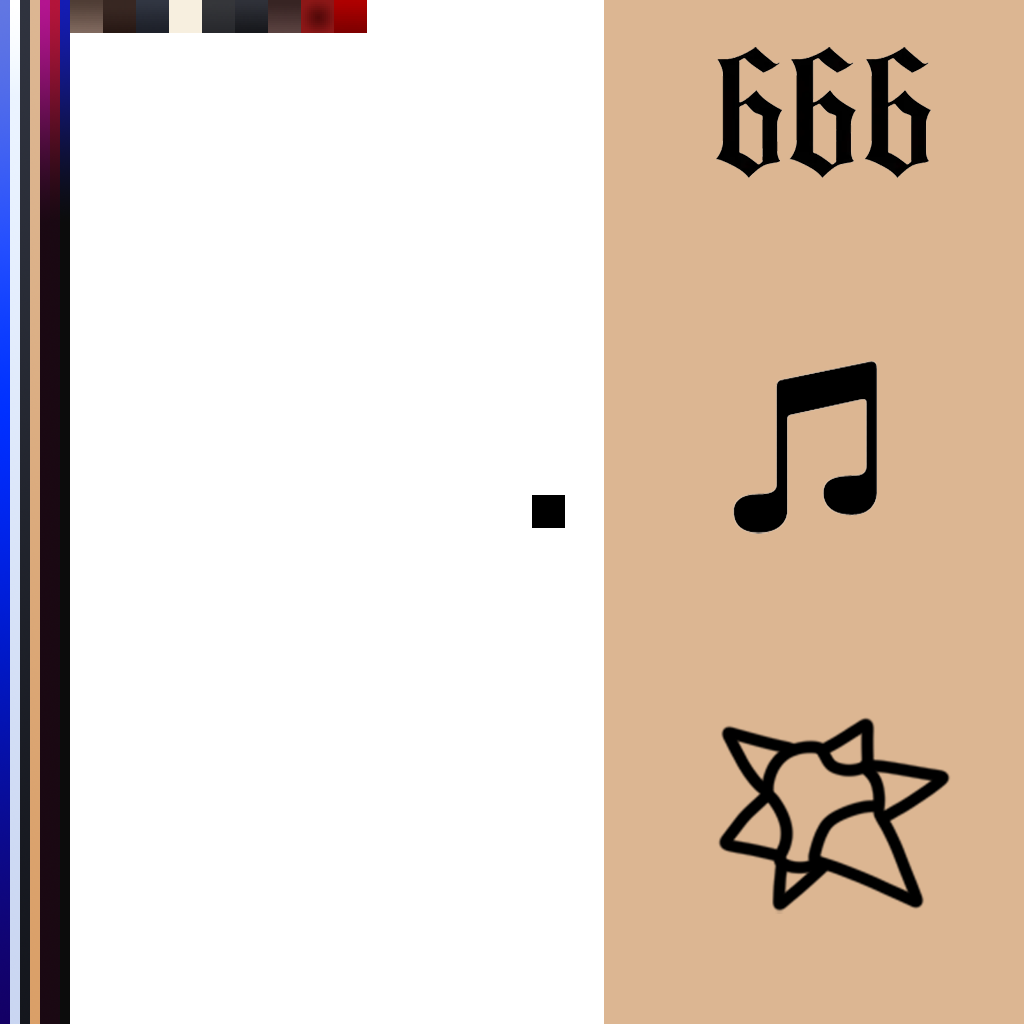
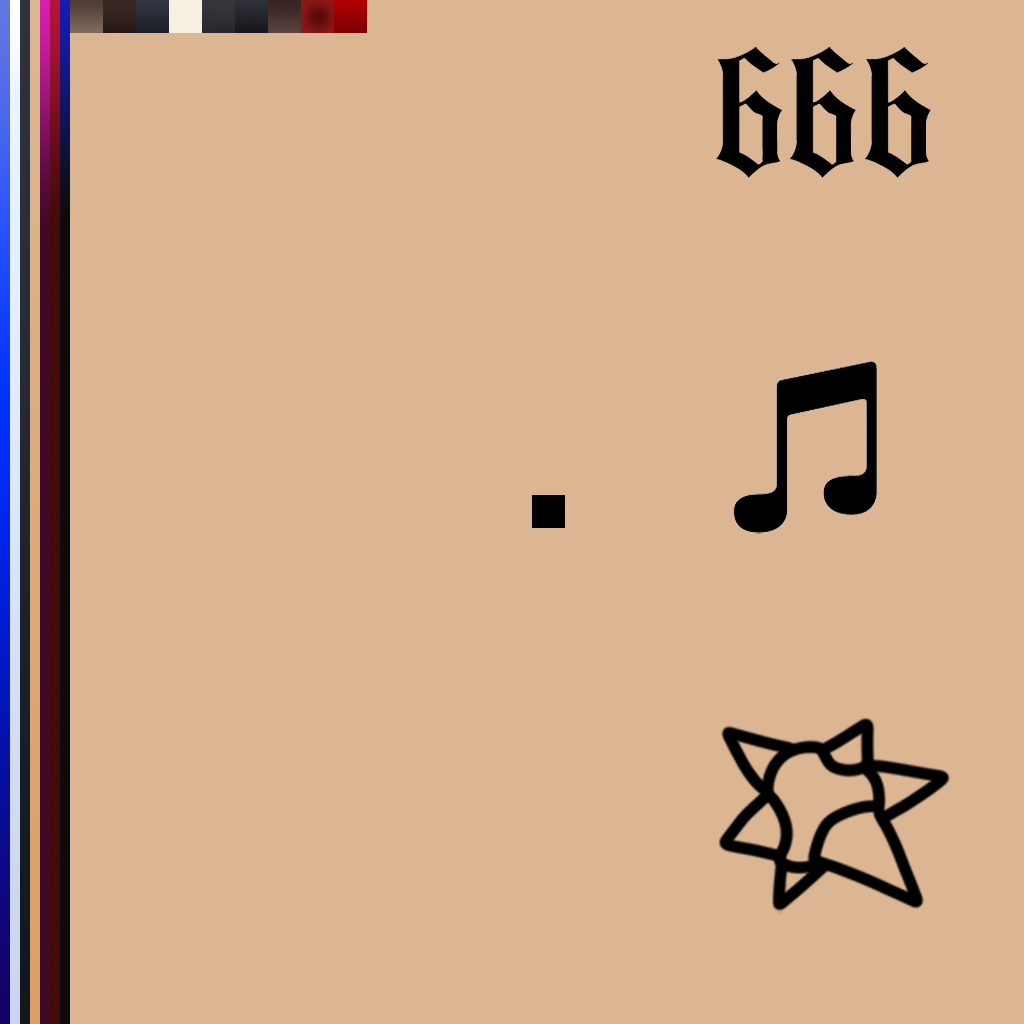
The second 1024×1024 image is a revision of the first. Changes to its layers:
added layer "Слой 7" (1st of 2) above "Слой 7" over (x1=40, y1=0, x2=60, y2=1024)
hid "Слой 7" (2nd of 2) over (x1=40, y1=0, x2=60, y2=1024)
painted on "Layer 2" over (x1=40, y1=0, x2=604, y2=1024)
